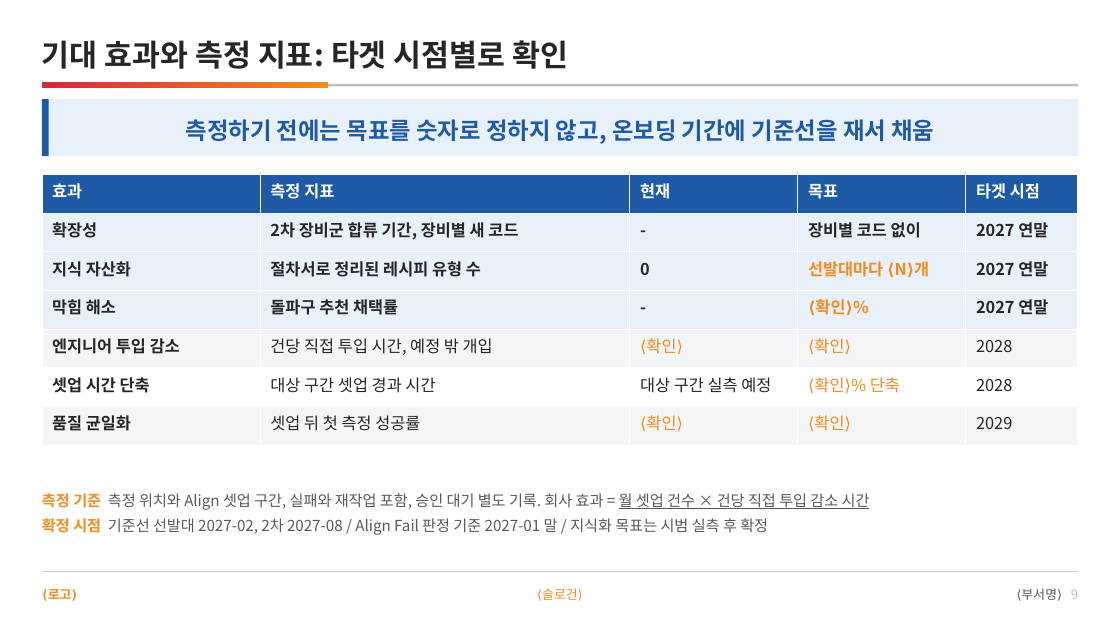
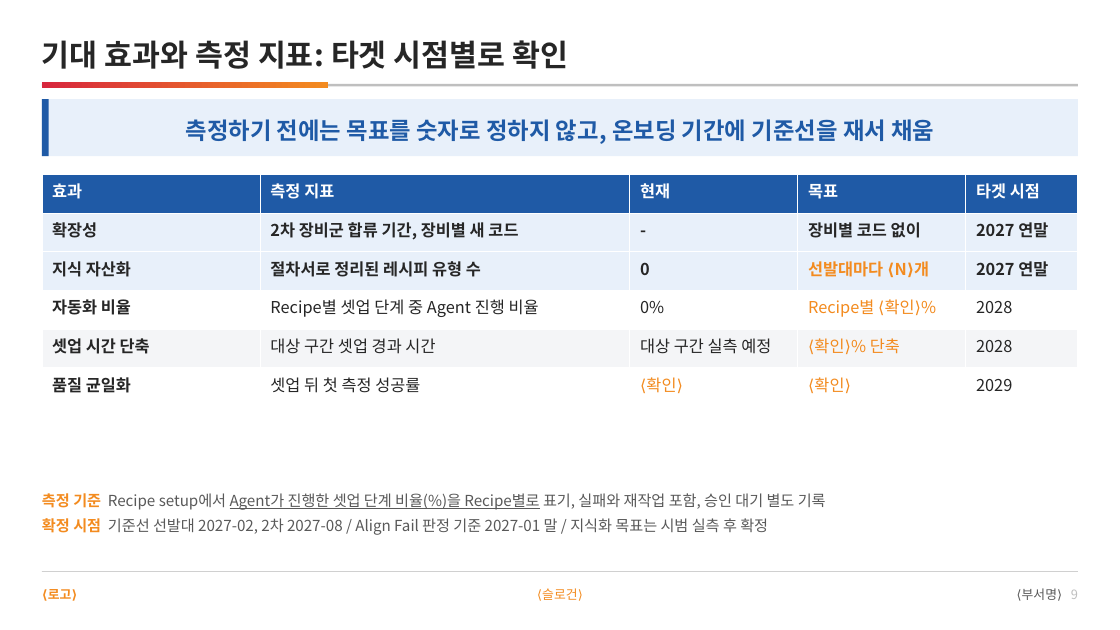
Before and after one commit to DarrenKoi/pm_notes, a slide deck: slide 9 of my-task/arc-tf/deliverables/arc-tf-proposal.pptx. Drawn at 1120x630 pixels with LibreOffice and Linux fonts; fonts in the diff are those of the drawing. Boxes give left, top, right and bottom in pixels: in the first picture for what was removed or moved away, otherwise in the second. Text is boxed around its words. In the diff, an @@ line names an element or a change of style, - is before the commit and + after.

```diff
--- a/my-task/arc-tf/deliverables/arc-tf-proposal.pptx
+++ b/my-task/arc-tf/deliverables/arc-tf-proposal.pptx
@@ table at (42, 175, 1078, 407) @@
-row 4: 막힘 해소 | 돌파구 추천 채택률 | - | ⟨확인⟩% | 2027 연말
-row 5: 엔지니어 투입 감소 | 건당 직접 투입 시간, 예정 밖 개입 | ⟨확인⟩ | ⟨확인⟩ | 2028
+row 4: 자동화 비율 | Recipe별 셋업 단계 중 Agent 진행 비율 | 0% | Recipe별 ⟨확인⟩% | 2028
@@ text at (42, 493, 826, 510): text changed @@
-측정 기준 측정 위치와 Align 셋업 구간, 실패와 재작업 포함, 승인 대기 별도 기록. 회사 효과 = 월 셋업 건수 × 건당 직접 투입 감소 시간
+측정 기준 Recipe setup에서 Agent가 진행한 셋업 단계 비율(%)을 Recipe별로 표기, 실패와 재작업 포함, 승인 대기 별도 기록
```
Also in this commit, not shown: 1 other slide changed, 10 other files.
